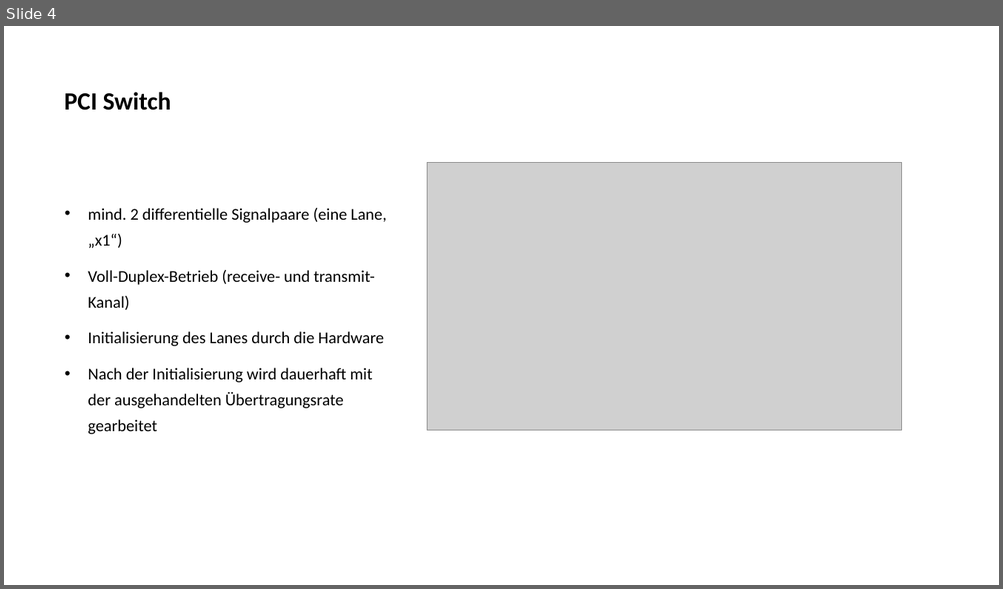
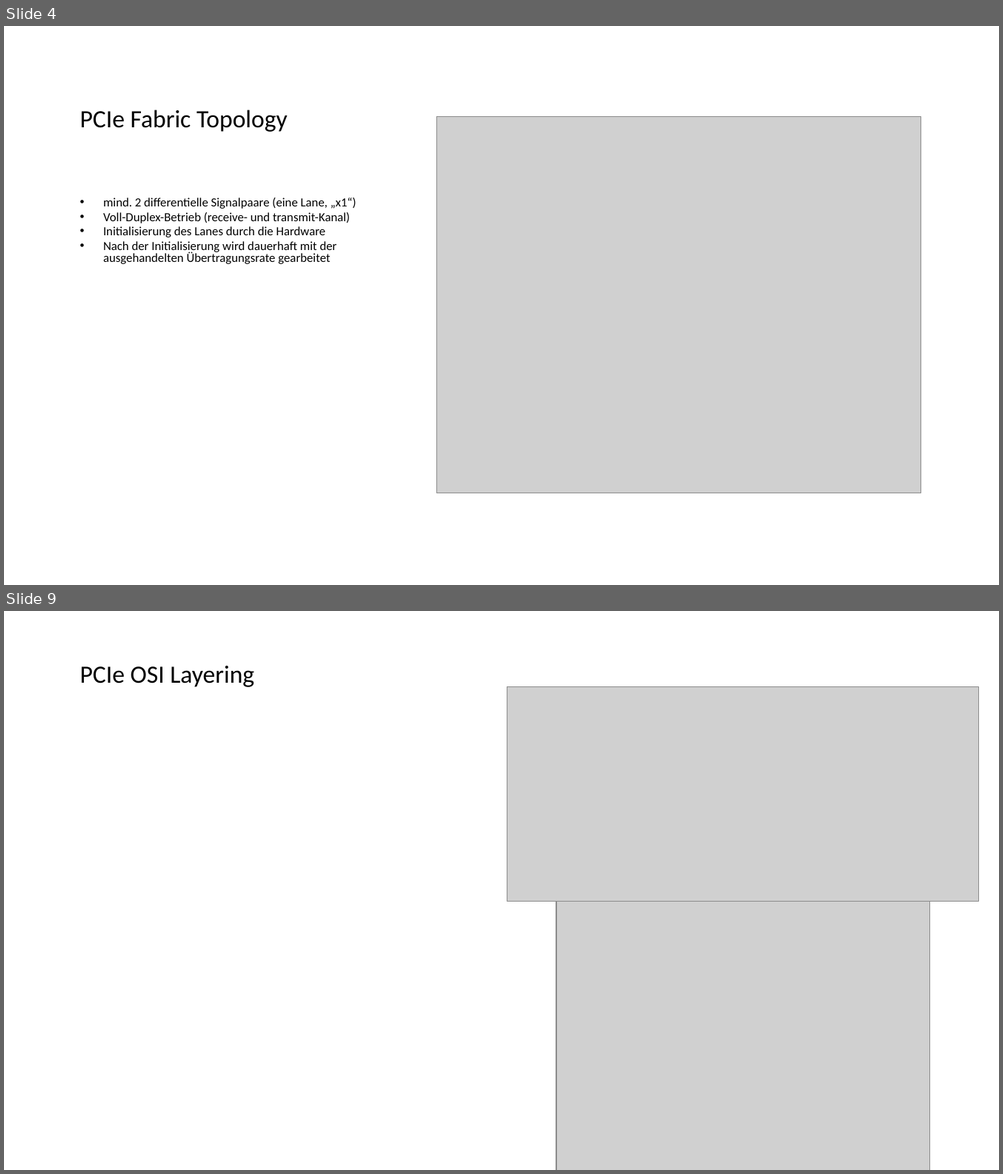
Before and after one commit to JustusDinera/Digitale-Signalverarbeitung, a slide deck: PCI Express.pptx. Shown one above the other, each under a label of ours: slide 4 before the commit, slides 4 and 9 after it; the slides between them are not shown. The pictures are 1003x589 and 1003x1174 pixels, drawn with LibreOffice and Linux fonts; fonts in the diff are those of the drawing; grey boxes stand for pictures; background and template pictures are left out. Boxes give left, top, right and bottom in pixels: in the first picture for what was removed or moved away, otherwise in the second. Text is boxed around its words. In the diff, an @@ line names an element or a change of style, - is before the commit and + after.

```diff
--- a/PCI Express.pptx
+++ b/PCI Express.pptx
@@ slide 9 added at [4,611,999,1170], background picture (left out) @@
@@ title added at [80,666,254,687], 24 pt, text #000000 @@
+PCIe OSI Layering
@@ picture added at [508,687,979,901] @@
@@ picture added at [556,901,929,1170] @@
@@ slide 4 changed as well @@
@@ title "PCIe Fabric Topology" at [80,110,287,132]: vertical alignment middle to bottom @@
@@ title at [80,110,287,132]: text changed; bold off @@
-PCI Switch
+PCIe Fabric Topology
@@ picture: place and size @@
-picture at [427,163,902,430]
+picture at [437,117,921,494]
@@ text "mind. 2 differentielle Signalpaare (eine ...": place and size @@
-text "mind. 2 differentielle Signalpaare (eine ..." at [88,208,386,434]
+text "mind. 2 differentielle Signalpaare (eine ..." at [103,198,356,264]
@@ text "mind. 2 differentielle Signalpaare (eine ..." at [103,198,356,264]: size 16 to 12 pt; line spacing 1.3 to 0.8; less space between paragraphs @@
```
Also in this commit, not shown: 3 other slides changed, 8 other slides added, 1 slide removed, 12 other files.
